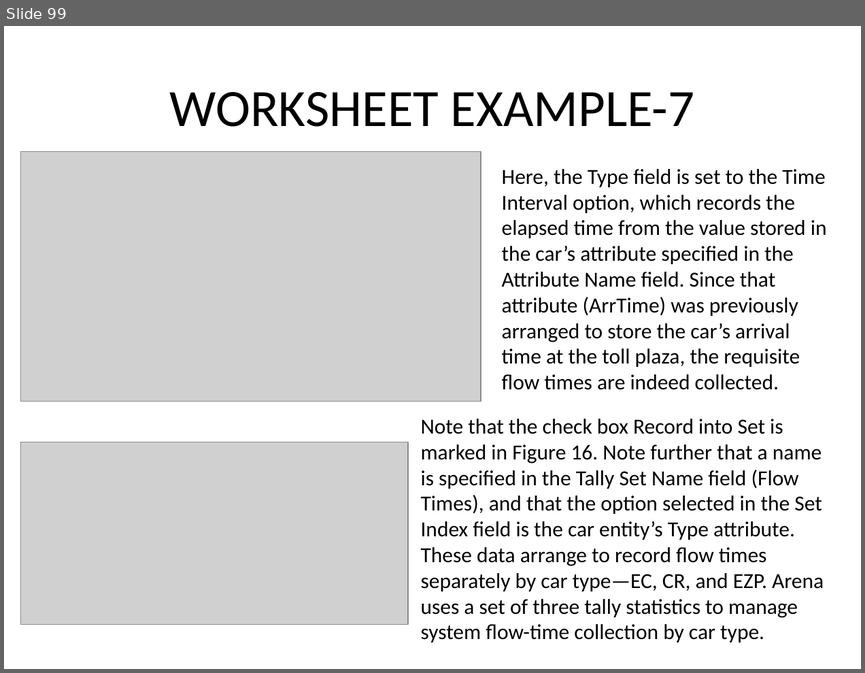
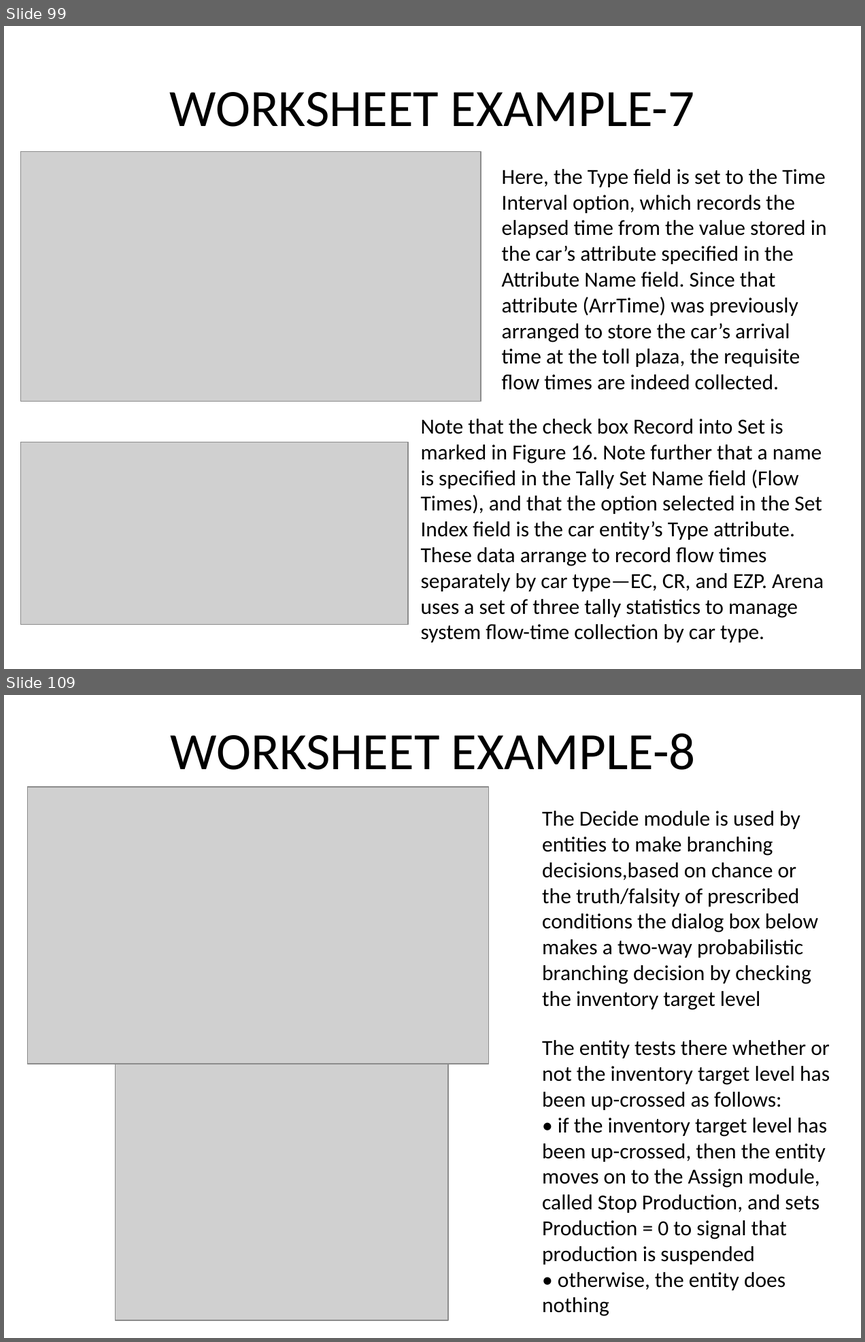
Before and after one commit to maeyler/Simulation, a slide deck: Simulation Works/QUESTIONS.pptx. Shown one above the other, each under a label of ours: slide 99 before the commit, slides 99 and 109 after it; the slides between them are not shown. The pictures are 865x673 and 865x1342 pixels, drawn with LibreOffice and Linux fonts; fonts in the diff are those of the drawing; grey boxes stand for pictures. Boxes give left, top, right and bottom in pixels: in the first picture for what was removed or moved away, otherwise in the second. Text is boxed around its words. In the diff, an @@ line names an element or a change of style, - is before the commit and + after.

```diff
--- a/Simulation Works/QUESTIONS.pptx
+++ b/Simulation Works/QUESTIONS.pptx
@@ slide 109 added at (4, 695, 861, 1338), background #FFFFFF @@
@@ title added at (171, 733, 696, 770), 44 pt, text #000000 @@
+WORKSHEET EXAMPLE-8
@@ picture added at (28, 787, 489, 1064) @@
@@ text added at (542, 811, 818, 1010), 18 pt, text #000000 @@
+The Decide module is used by entities to make branching decisions,based on chance or the truth/falsity of prescribed conditions the dialog box below makes a two-way probabilistic branching decision by checking the inventory target level
@@ text added at (542, 1040, 830, 1316), 18 pt, text #000000 @@
+The entity tests there whether or not the inventory target level has been up-crossed as follows:
+• if the inventory target level has been up-crossed, then the entity moves on to the Assign module, called Stop Production, and sets Production = 0 to signal that production is suspended
+• otherwise, the entity does nothing
@@ picture added at (116, 1064, 448, 1320) @@
```
Also in this commit, not shown: 14 other slides added, 2 other files.
